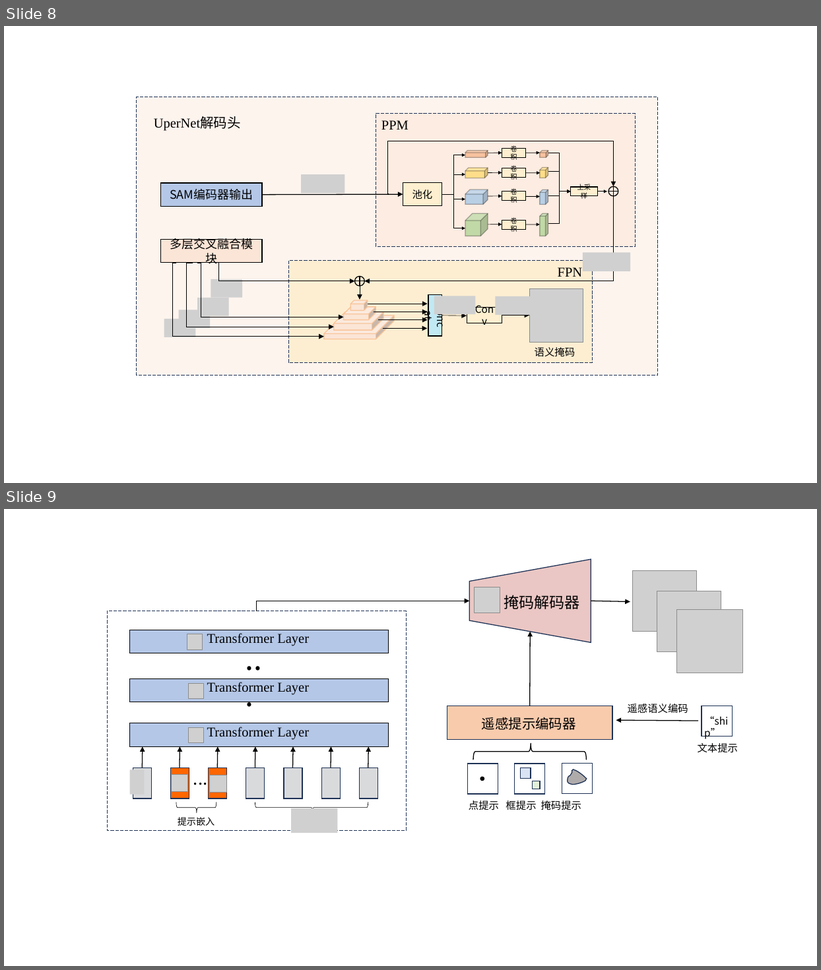
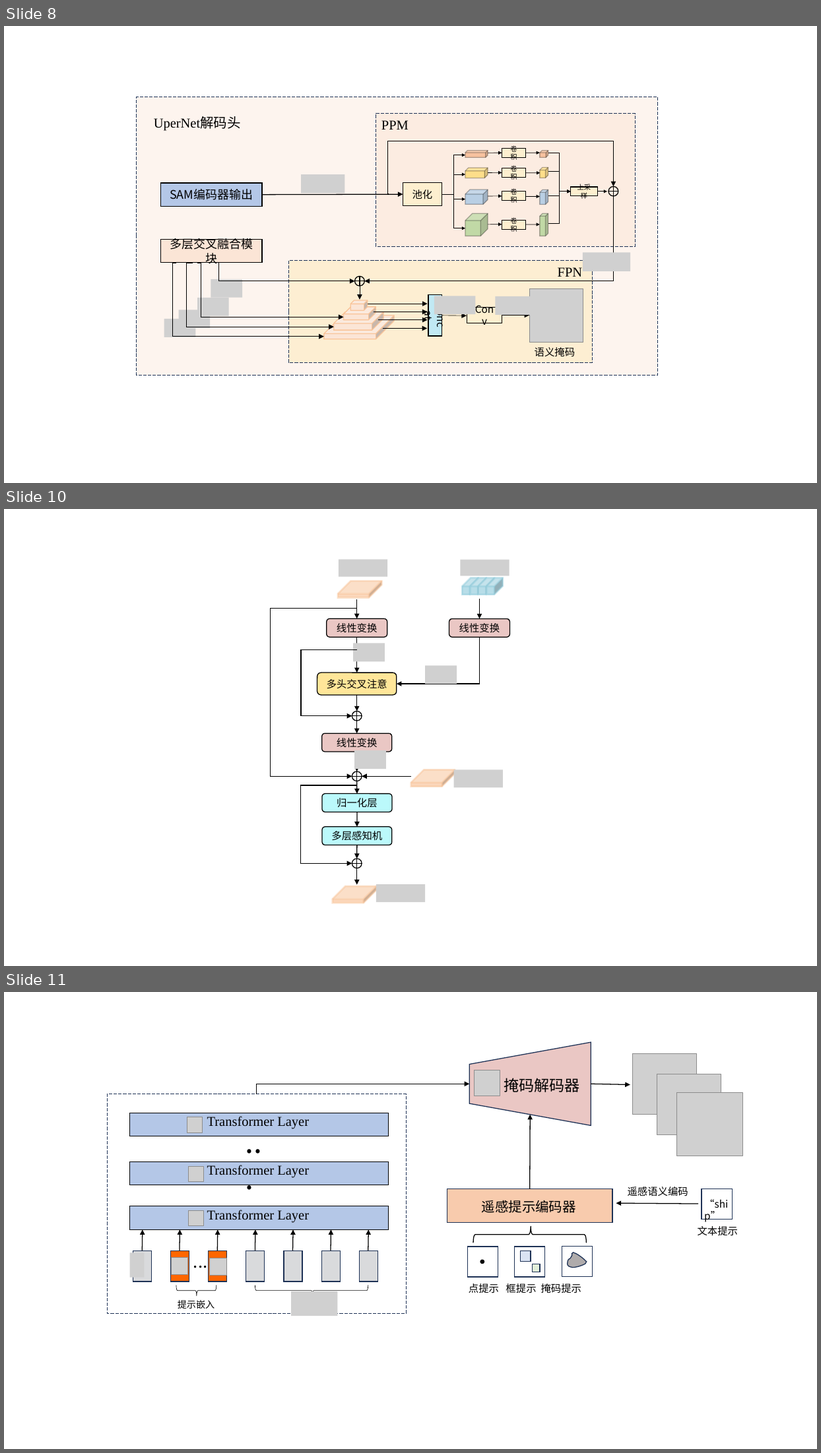
Before and after one commit to sheep-black/myLastPaper, a slide deck: DRM.pptx. Shown one above the other, each under a label of ours: slides 8 and 9 before the commit, slides 8, 10 and 11 after it; the slides between them are not shown. The pictures are 821x970 and 821x1453 pixels, drawn with LibreOffice and Linux fonts; fonts in the diff are those of the drawing; grey boxes stand for pictures. Boxes give left, top, right and bottom in pixels: in the first picture for what was removed or moved away, otherwise in the second. Text is boxed around its words. In the diff, an @@ line names an element or a change of style, - is before the commit and + after.

```diff
--- a/DRM.pptx
+++ b/DRM.pptx
@@ slide 10 added at box(4, 509, 817, 966), background #FFFFFF @@
@@ group added at box(271, 560, 510, 903): 11 arrows, 7 cubes, 7 pictures, 6 rounded rectangles, 6 lines, 4 elbow arrows, 3 ellipses @@
+线性变换
+线性变换
+多头交叉注意
+线性变换
+归一化层
+多层感知机
@@ what was slide 9 is now slide 11 @@
```
Also in this commit, not shown: 3 other slides added, 1 slide removed, 9 other files.
